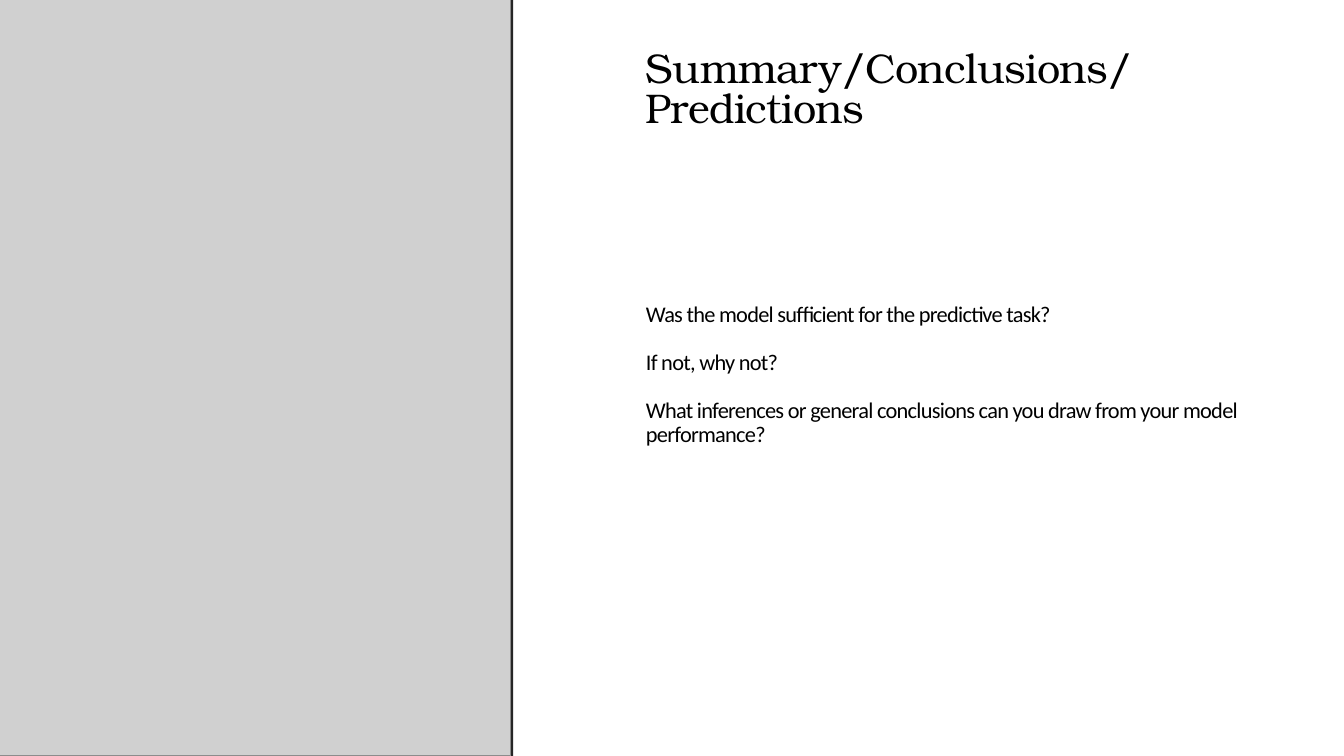
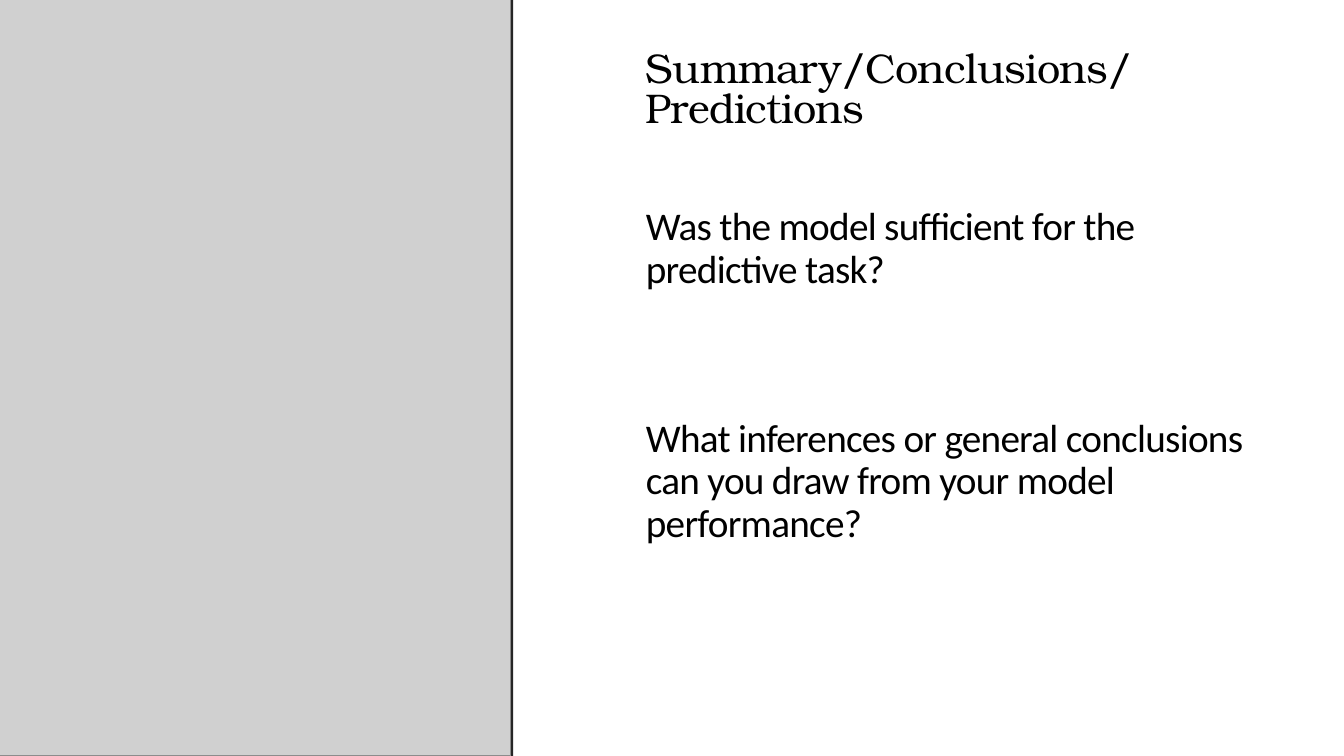
Before and after one commit to you915/Sentiment-Analysis-of-Twitter-Data-for-predicting-Apple-stock-price, a slide deck: slide 7 of Project 2 - Group 4.pptx (slide 8 before the commit). Drawn at 1344x756 pixels with LibreOffice and Linux fonts; fonts in the diff are those of the drawing; grey boxes stand for pictures. Boxes give left, top, right and bottom in pixels: in the first picture for what was removed or moved away, otherwise in the second. Text is boxed around its words. In the diff, an @@ line names an element or a change of style, - is before the commit and + after.

```diff
--- a/Project 2 - Group 4.pptx
+++ b/Project 2 - Group 4.pptx
@@ text "Was the model sufficient for ..." at (x1=646, y1=212, x2=1243, y2=544): size 16 to 28 pt @@
@@ text at (x1=646, y1=354, x2=778, y2=374): paragraph removed @@
-If not, why not?
```
Also in this commit, not shown: 6 other slides changed, 1 slide removed.
